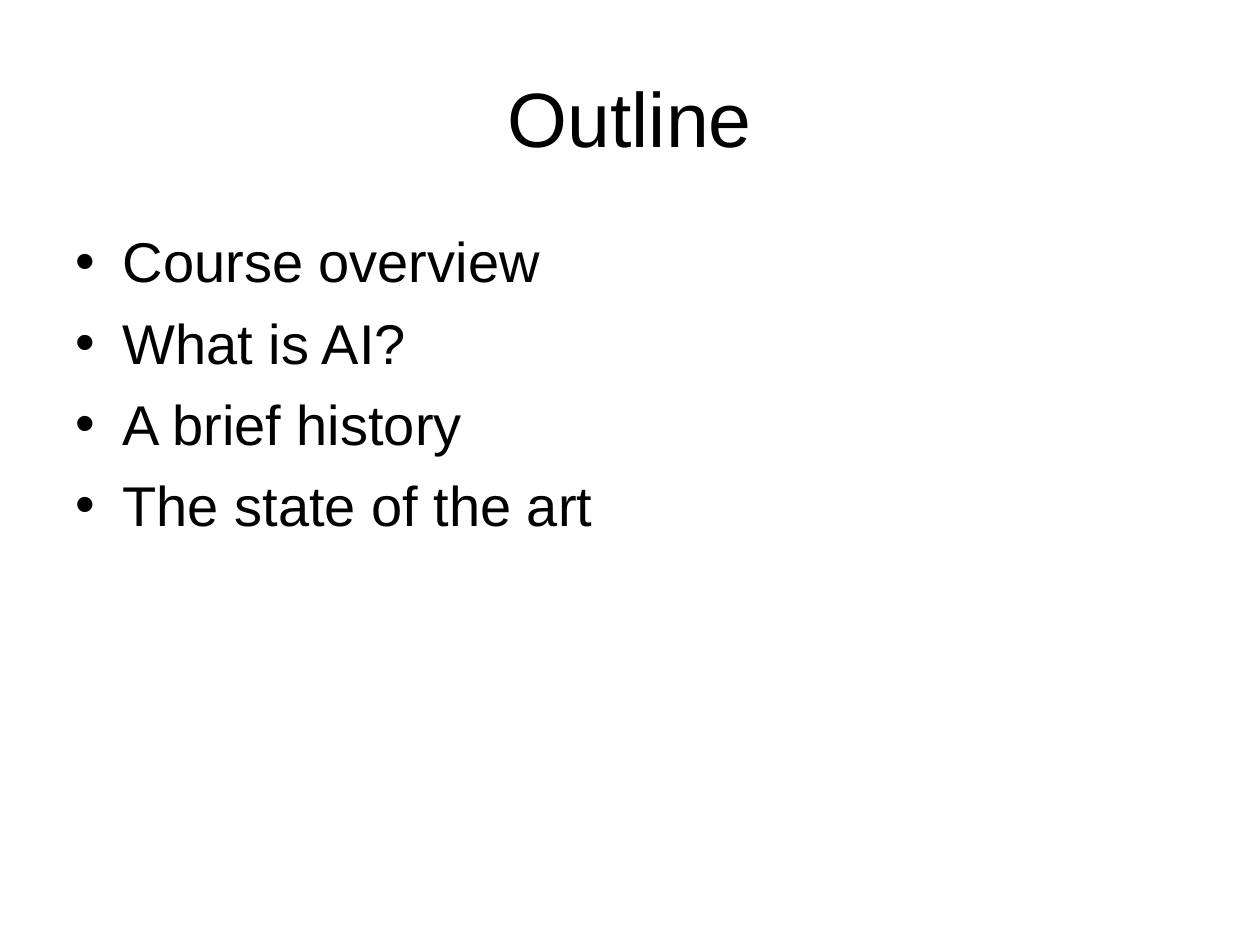
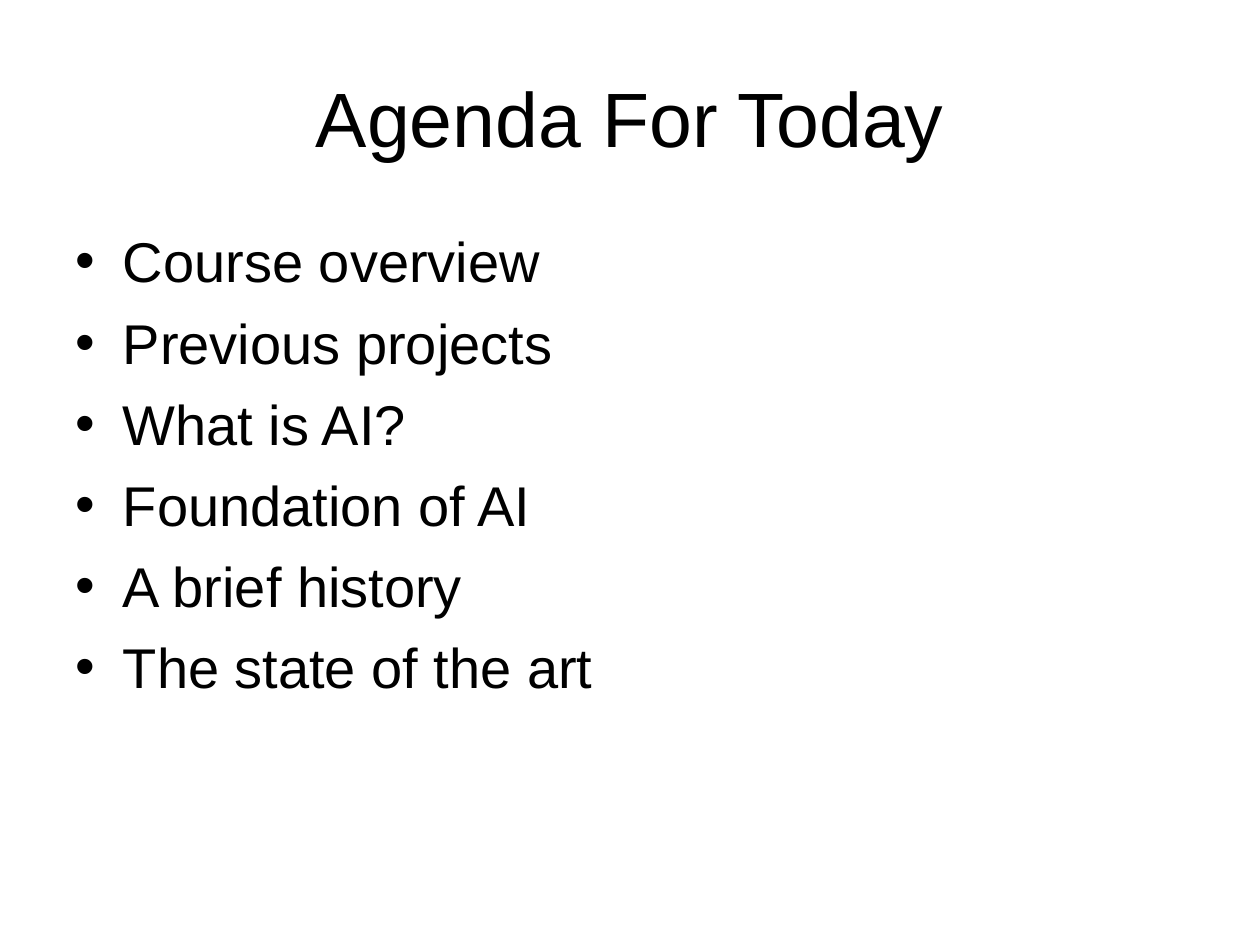
Before and after one commit to Rafi-afridi/Artificial_intelligence, a slide deck: slide 2 of Book slides/m1-intro.ppt (slide 3 before the commit). Drawn at 1260x945 pixels with LibreOffice and Linux fonts; fonts in the diff are those of the drawing. Boxes give left, top, right and bottom in pixels: in the first picture for what was removed or moved away, otherwise in the second. Text is boxed around its words. In the diff, an @@ line names an element or a change of style, - is before the commit and + after.

```diff
--- a/Book slides/m1-intro.ppt
+++ b/Book slides/m1-intro.ppt
@@ title at [316,91,943,162]: text changed @@
-Outline
+Agenda For Today
@@ text at [123,323,552,374]: paragraph added @@
+• Previous projects
@@ text at [123,485,531,527]: paragraph added @@
+• Foundation of AI
```
Also in this commit, not shown: 4 other slides changed, 4 slides added, 2 slides removed, 4 other files.
